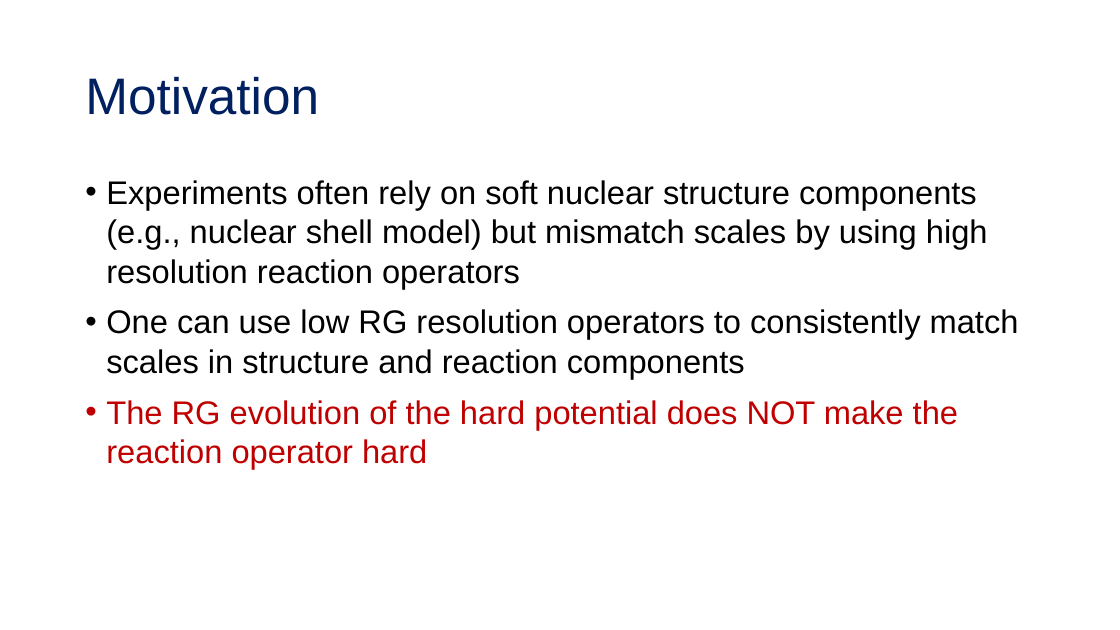
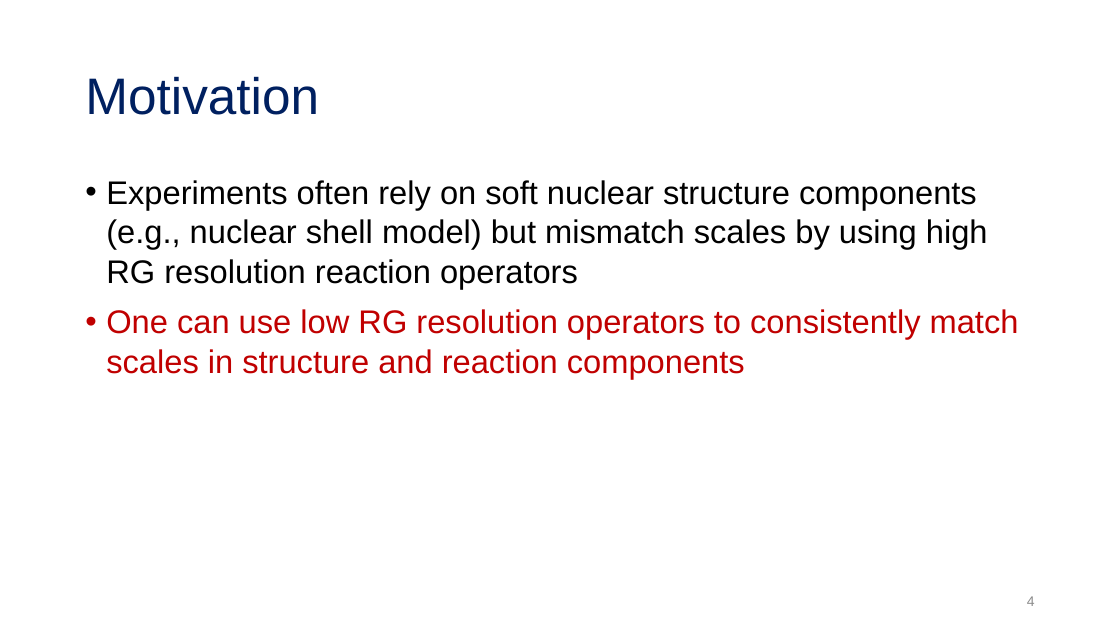
Before and after one commit to tropiano4/tropiano-srg, a slide deck: slide 4 of Presentations/DNP_October2020/tropiano_dnp_october2020.pptx. Drawn at 1120x630 pixels with LibreOffice and Linux fonts; fonts in the diff are those of the drawing. Boxes give left, top, right and bottom in pixels: in the first picture for what was removed or moved away, otherwise in the second. Text is boxed around its words. In the diff, an @@ line names an element or a change of style, - is before the commit and + after.

```diff
--- a/Presentations/DNP_October2020/tropiano_dnp_october2020.pptx
+++ b/Presentations/DNP_October2020/tropiano_dnp_october2020.pptx
@@ text at (x1=106, y1=180, x2=988, y2=288): text changed @@
-• Experiments often rely on soft nuclear structure components (e.g., nuclear shell model) but mismatch scales by using high resolution reaction operators
+• Experiments often rely on soft nuclear structure components (e.g., nuclear shell model) but mismatch scales by using high RG resolution reaction operators
@@ text at (x1=106, y1=309, x2=1019, y2=379): text colour #000000 to #C00000 in "One can use low RG resolution operators ..." @@
@@ text at (x1=106, y1=400, x2=958, y2=469): paragraph removed @@
-• The RG evolution of the hard potential does NOT make the reaction operator hard
@@ page number added at (x1=1027, y1=596, x2=1035, y2=606), 12 pt, text #8C8C8C @@
+4
```
Also in this commit, not shown: 22 other slides changed.
